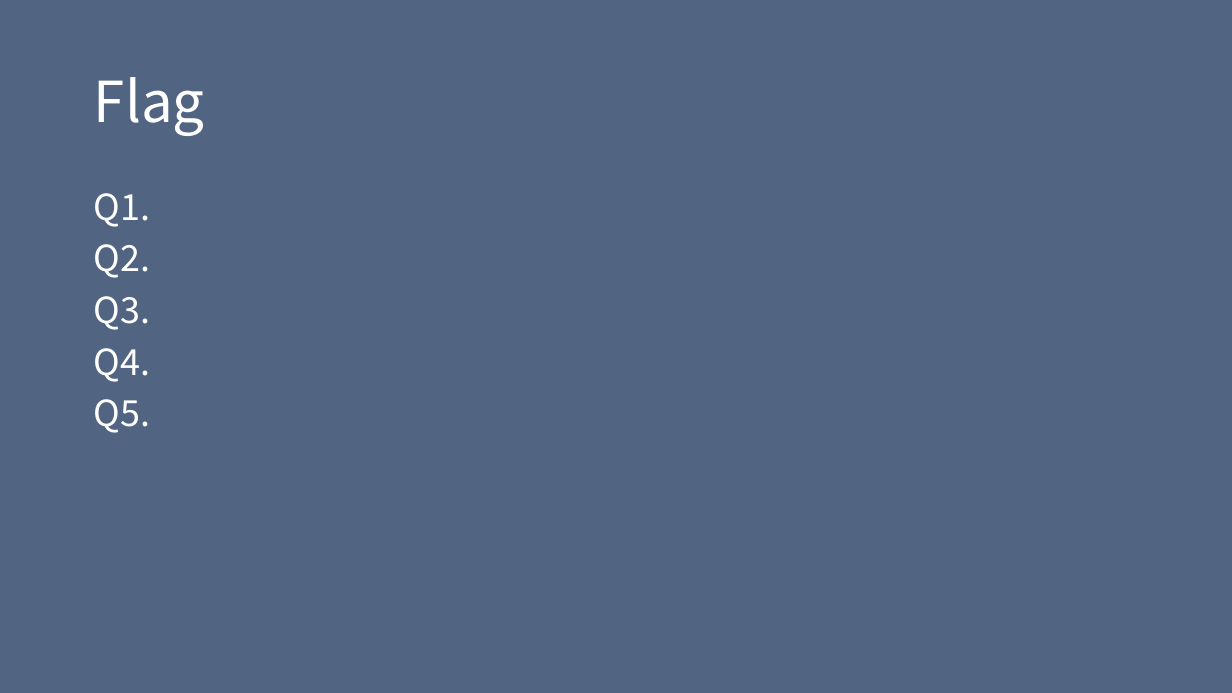
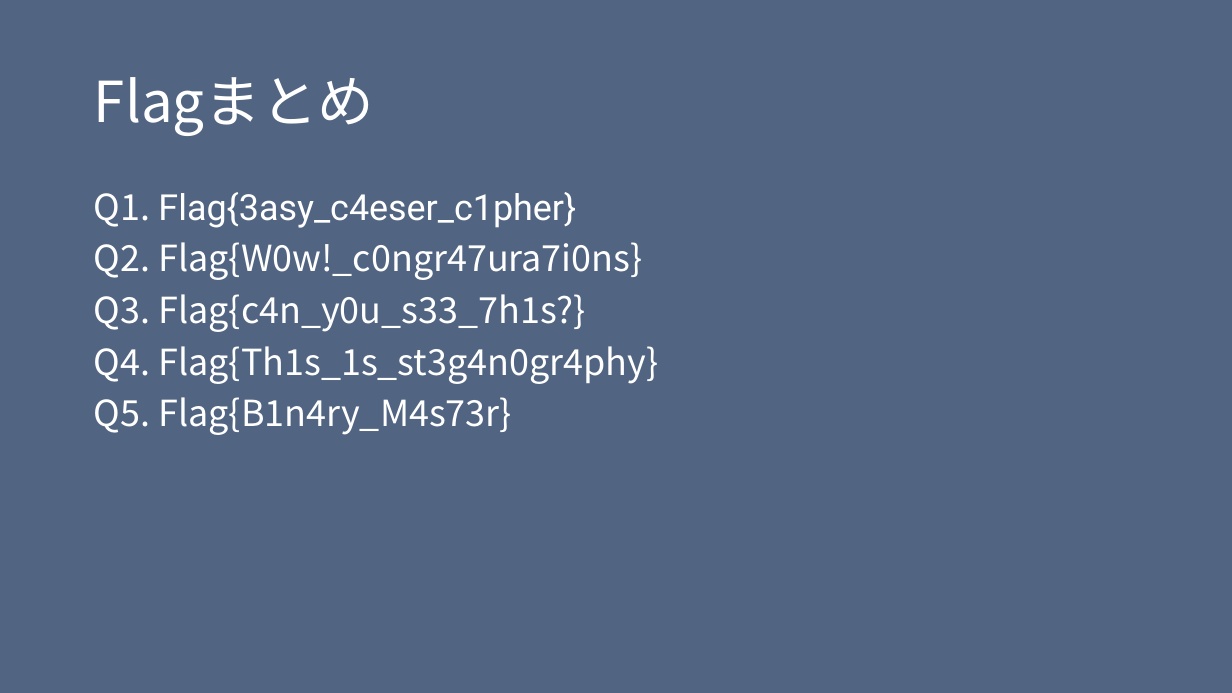
Before and after one commit to H0ndh11/CTF, a slide deck: slide 13 of ゼミ発表資料/ctf発表スライド.pptx. Drawn at 1232x693 pixels with LibreOffice and Linux fonts; fonts in the diff are those of the drawing. Boxes give left, top, right and bottom in pixels: in the first picture for what was removed or moved away, otherwise in the second. Text is boxed around its words. In the diff, an @@ line names an element or a change of style, - is before the commit and + after.

```diff
--- a/ゼミ発表資料/ctf発表スライド.pptx
+++ b/ゼミ発表資料/ctf発表スライド.pptx
@@ title at [94,77,374,136]: text changed @@
-Flag
+Flagまとめ
@@ text at [94,192,658,435]: text changed @@
-Q1.
-Q2.
-Q3.
-Q4.
-Q5.
+Q1. Flag{3asy_c4eser_c1pher}
+Q2. Flag{W0w!_c0ngr47ura7i0ns}
+Q3. Flag{c4n_y0u_s33_7h1s?}
+Q4. Flag{Th1s_1s_st3g4n0gr4phy}
+Q5. Flag{B1n4ry_M4s73r}
```
Also in this commit, not shown: 7 other slides changed, 2 other files.
